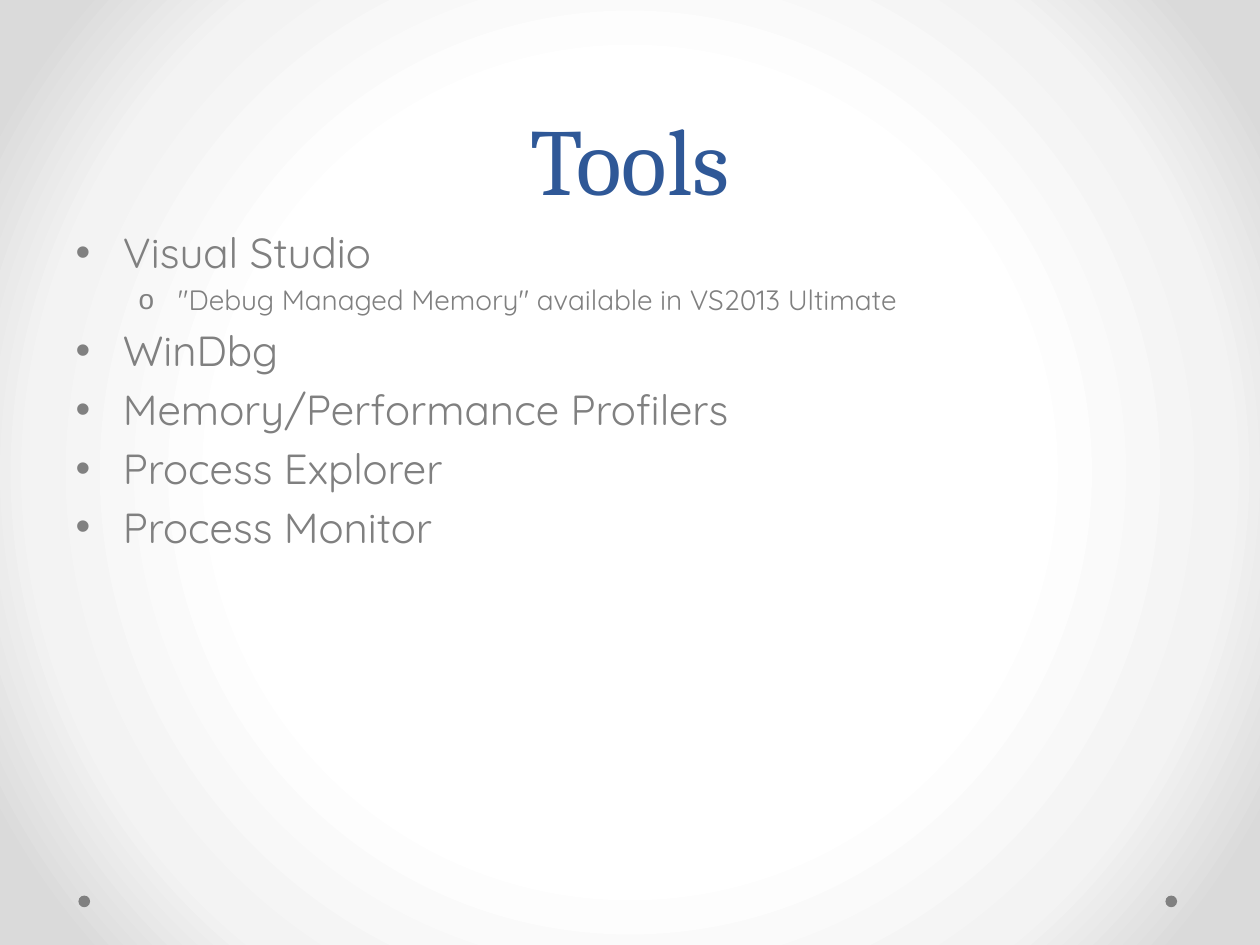
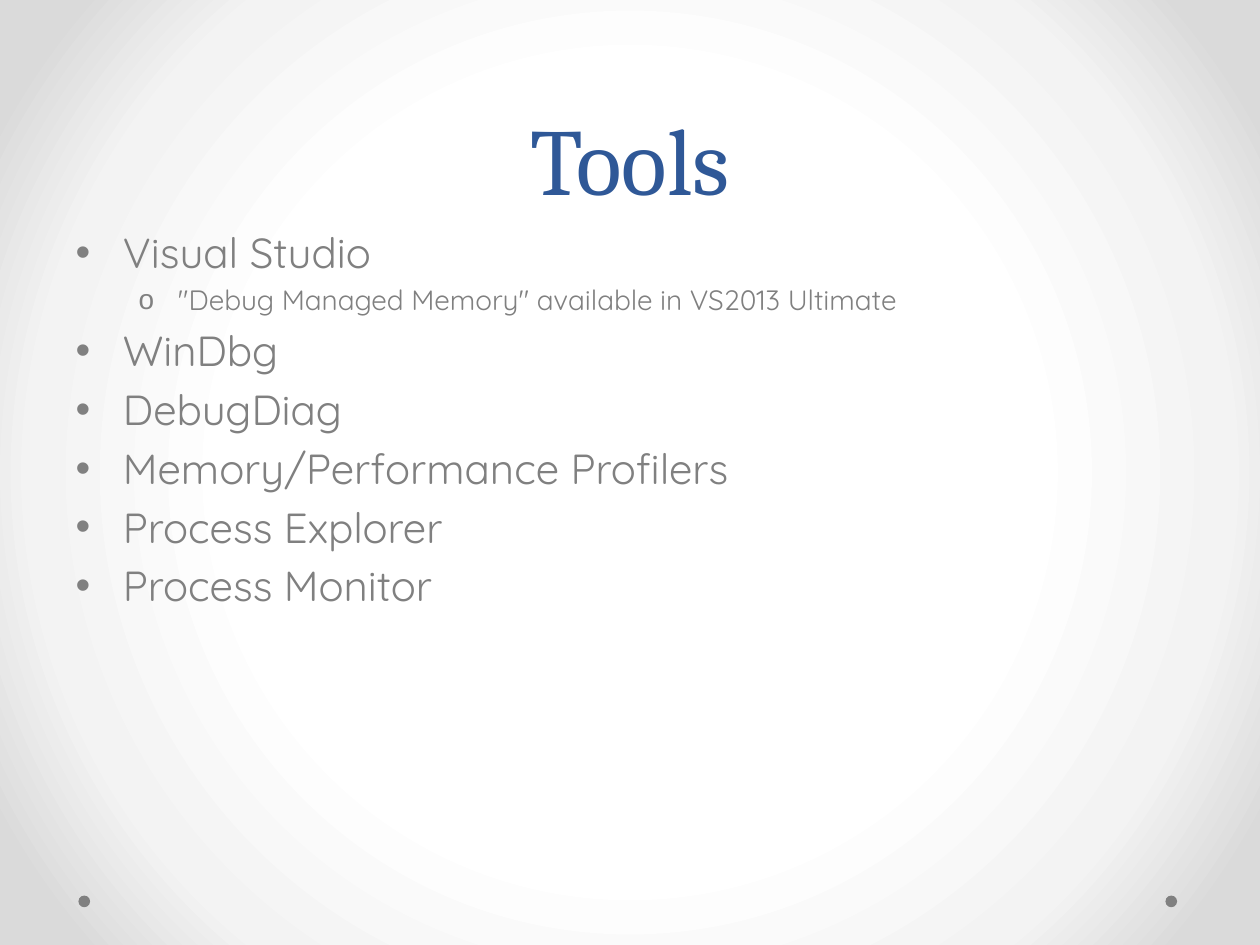
Before and after one commit to RyanHauert/presentations-debugging, a slide deck: slide 7 of Presentation/Production Issues.pptx. Drawn at 1260x945 pixels with LibreOffice and Linux fonts; fonts in the diff are those of the drawing. Boxes give left, top, right and bottom in pixels: in the first picture for what was removed or moved away, otherwise in the second. Text is boxed around its words. In the diff, an @@ line names an element or a change of style, - is before the commit and + after.

```diff
--- a/Presentation/Production Issues.pptx
+++ b/Presentation/Production Issues.pptx
@@ text at box(123, 394, 342, 434): paragraph added @@
+• DebugDiag
```
Also in this commit, not shown: 2 other slides changed, 1 slide added, 3 other files.
